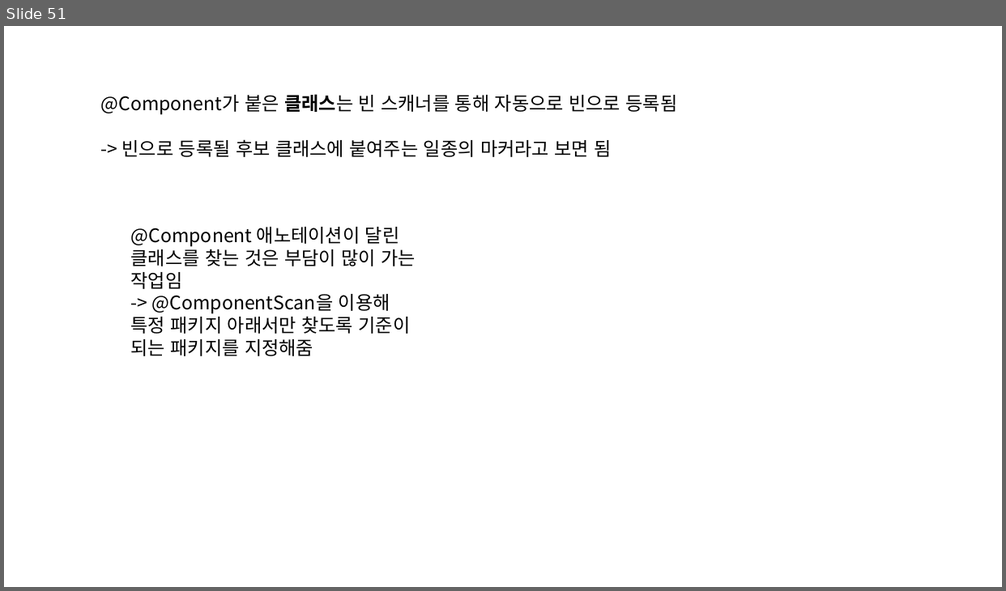
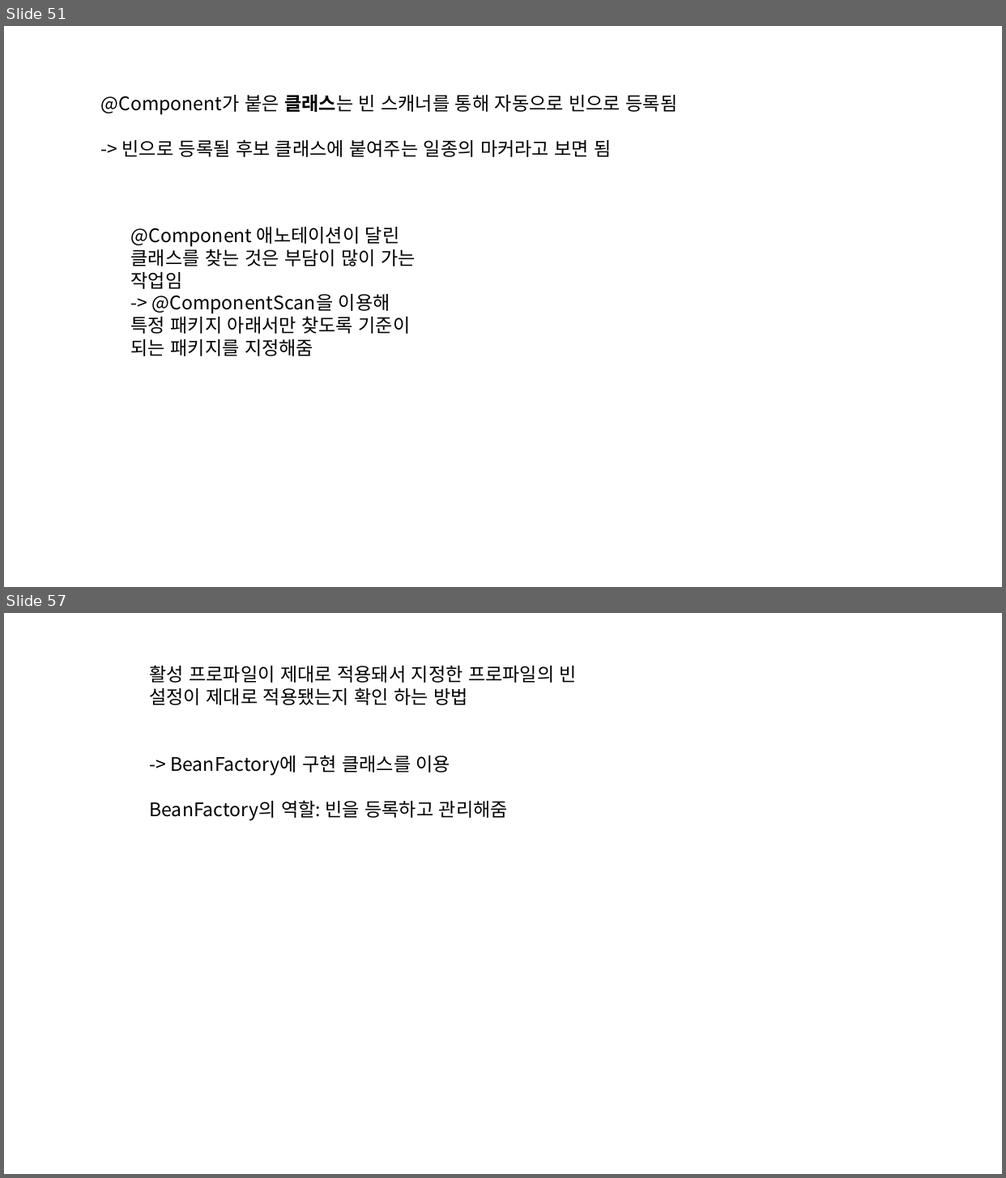
Before and after one commit to eongss/testproject, a slide deck: 프레젠테이션1.pptx. Shown one above the other, each under a label of ours: slide 51 before the commit, slides 51 and 57 after it; the slides between them are not shown. The pictures are 1006x591 and 1006x1178 pixels, drawn with LibreOffice and Linux fonts; fonts in the diff are those of the drawing. Boxes give left, top, right and bottom in pixels: in the first picture for what was removed or moved away, otherwise in the second. Text is boxed around its words. In the diff, an @@ line names an element or a change of style, - is before the commit and + after.

```diff
--- a/프레젠테이션1.pptx
+++ b/프레젠테이션1.pptx
@@ slide 57 added at [4, 613, 1002, 1174], background #FFFFFF @@
@@ text added at [149, 665, 577, 820], 18 pt, text #000000 @@
+활성 프로파일이 제대로 적용돼서 지정한 프로파일의 빈 설정이 제대로 적용됐는지 확인 하는 방법
+-> BeanFactory에 구현 클래스를 이용
+BeanFactory의 역할: 빈을 등록하고 관리해줌
```
Also in this commit, not shown: 3 slides changed, 5 other slides added.
